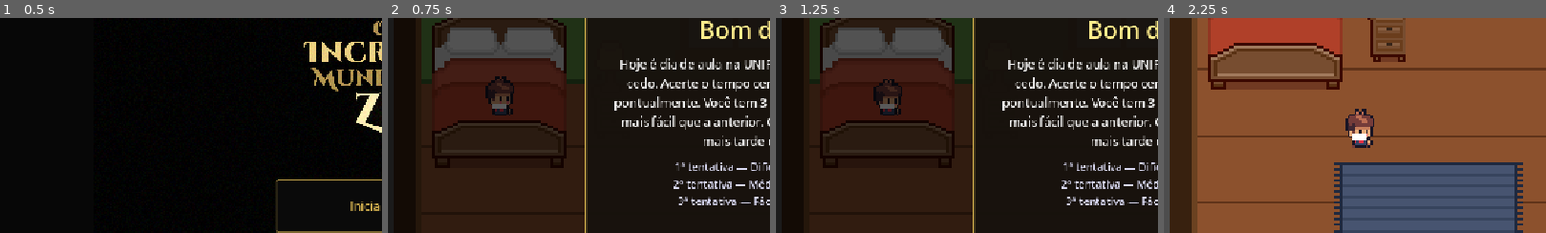
Above: before the commit, frames 1-4 (left to right).
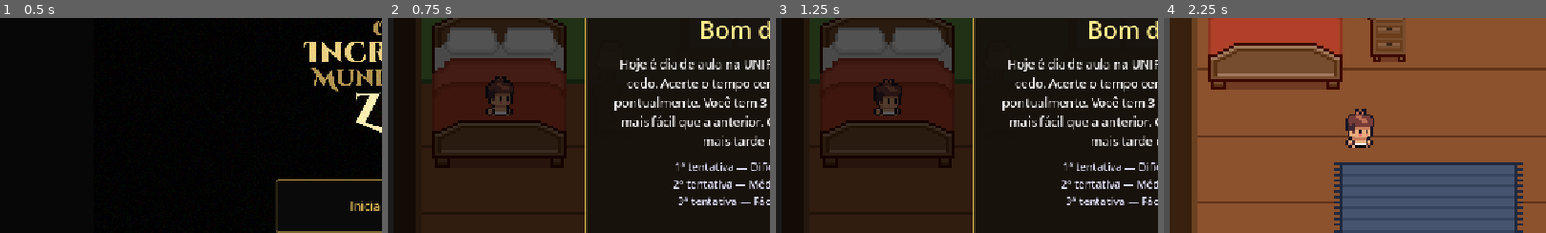
Above: after the commit, the same moments.

Repository: vitor190/Incrivel-mundo-de-ze
Game: Godot game, scene res://Cenas/lobby.tscn
Two runs of this game, one before a commit and one after it. Both use one fixed random seed, a clock stepped at 60 frames per second and the inputs below.
Inputs (mouse positions are % of the whole screen's width and height, from its top left):
- Up to frame 1 (0.5 s): no input
- Up to frame 2 (0.75 s): click "Iniciar Jogo" at 0.5 s
- Up to frame 3 (1.25 s): no input
- Up to frame 4 (2.25 s): tap Enter (ui_accept) at 1.25, 1.52 s; move the mouse to (72, 45) at 1.27 s; hold Right 1.28-2.03 s; hold E 1.28-2.03 s; click (72, 45) at 1.42 s; tap Space at 2, 2.1 s; move the mouse to (30, 55) at 2.02 s; hold Down from 2.03 s (still down)
The pictures show only the part of the screen within x 0-50%, y 24-74%; the shares and areas given below are measured in that part.

Frame 1 is identical in both runs. In frame 2, 0.2% of the frame differs, in the area x 25-32%, y 40-46%; in frame 3, 0.2%; in frame 4, 0.3%, in the area x 47-54%, y 53-61%.

Commit message:
substituindo ze de cueca

Diff:
--- a/Cenas/player.gd
+++ b/Cenas/player.gd
@@ -5,7 +5,6 @@
 @onready var player_sprite: AnimatedSprite2D = $PlayerSprite
 @onready var hair_sprite: AnimatedSprite2D = $HairSprite
 @onready var tool_sprite: AnimatedSprite2D = $ToolSprite
-@onready var cueca: Polygon2D = $Cueca
 
 var movement_enabled: bool = true
 
@@ -43,10 +42,6 @@
 func _on_dressed_changed(value: bool) -> void:
 	if tool_sprite:
 		tool_sprite.visible = value
-
-	if cueca:
-		cueca.visible = not value
-
 
 func _process(_delta: float) -> void:
 	if not movement_enabled:
--- a/Cenas/player_2.gd
+++ b/Cenas/player_2.gd
@@ -2,10 +2,9 @@
 
 signal fome_alterada(novo_valor)
 
-@onready var player_sprite: AnimatedSprite2D = $PlayerSprite
-@onready var hair_sprite: AnimatedSprite2D = $HairSprite
-@onready var tool_sprite: AnimatedSprite2D = $ToolSprite
-@onready var cueca: Polygon2D = $Cueca
+@onready var player_sprite: AnimatedSprite2D = get_node_or_null("PlayerSprite")
+@onready var hair_sprite: AnimatedSprite2D = get_node_or_null("HairSprite")
+@onready var tool_sprite: AnimatedSprite2D = get_node_or_null("ToolSprite")
 
 var movement_enabled: bool = true
 
@@ -13,6 +12,7 @@
 var xp_atual: int = 0
 
 var taxa_fome_correndo: float = 6.0
+
 
 func _ready() -> void:
 	add_to_group("player")
@@ -26,26 +26,14 @@
 	if posicao_salva != Vector2.ZERO:
 		global_position = posicao_salva
 
+	if tool_sprite:
+		tool_sprite.visible = true
+
 	call_deferred("_emitir_fome_inicial")
-
-	if "is_dressed" in Global:
-		_on_dressed_changed(Global.is_dressed)
-
-	if "dressed_changed" in Global:
-		if not Global.dressed_changed.is_connected(_on_dressed_changed):
-			Global.dressed_changed.connect(_on_dressed_changed)
 
 
 func _emitir_fome_inicial() -> void:
 	fome_alterada.emit(fome_atual)
-
-
-func _on_dressed_changed(value: bool) -> void:
-	if tool_sprite:
-		tool_sprite.visible = value
-
-	if cueca:
-		cueca.visible = not value
 
 
 func _process(_delta: float) -> void:
@@ -91,10 +79,13 @@
 
 	if Input.is_key_pressed(KEY_W):
 		direction.y -= 0.8
+
 	if Input.is_key_pressed(KEY_S):
 		direction.y += 0.8
+
 	if Input.is_key_pressed(KEY_A):
 		direction.x -= 0.8
+
 	if Input.is_key_pressed(KEY_D):
 		direction.x += 0.8
 
@@ -126,27 +117,36 @@
 
 
 func _play_all(anim_name: String) -> void:
-	if player_sprite:
-		player_sprite.play(anim_name)
-	if hair_sprite:
-		hair_sprite.play(anim_name)
-	if tool_sprite:
-		tool_sprite.play(anim_name)
+	_play_sprite_animation(player_sprite, anim_name)
+	_play_sprite_animation(hair_sprite, anim_name)
+	_play_sprite_animation(tool_sprite, anim_name)
 
 
 func _play_walk() -> void:
-	if player_sprite:
-		player_sprite.play("Walk")
-	if hair_sprite:
-		hair_sprite.play("Walk")
-	if tool_sprite:
-		tool_sprite.play("Walk")
+	_play_sprite_animation(player_sprite, "Walk")
+	_play_sprite_animation(hair_sprite, "Walk")
+	_play_sprite_animation(tool_sprite, "Walk")
+
+
+func _play_sprite_animation(sprite: AnimatedSprite2D, anim_name: String) -> void:
+	if not sprite:
+		return
+
+	if not sprite.sprite_frames:
+		return
+
+	if not sprite.sprite_frames.has_animation(anim_name):
+		return
+
+	sprite.play(anim_name)
 
 
 func _flip_all(value: bool) -> void:
 	if player_sprite:
 		player_sprite.flip_h = value
+
 	if hair_sprite:
 		hair_sprite.flip_h = value
+
 	if tool_sprite:
 		tool_sprite.flip_h = value
--- a/Cenas/player_2.tscn
+++ b/Cenas/player_2.tscn
@@ -201,7 +201,7 @@
 }],
 "loop": true,
 "name": &"Walk",
-"speed": 5.0
+"speed": 9.0
 }]
 
 [sub_resource type="AtlasTexture" id="AtlasTexture_bb2x8"]
@@ -594,7 +594,7 @@
 size = Vector2(3.75001, 11.25)
 
 [node name="player2" type="CharacterBody2D" unique_id=704904546]
-z_index = 4
+z_index = 2
 scale = Vector2(0.8, 0.8)
 collision_mask = 3
 script = ExtResource("1_255ym")
@@ -602,15 +602,11 @@
 [node name="PlayerSprite" type="AnimatedSprite2D" parent="." unique_id=523525203]
 scale = Vector2(0.99999994, 0.99999994)
 sprite_frames = SubResource("SpriteFrames_0gems")
-animation = &"Run"
-frame = 1
-frame_progress = 0.6609237
+animation = &"Walk"
 
 [node name="HairSprite" type="AnimatedSprite2D" parent="." unique_id=1002637106]
 sprite_frames = SubResource("SpriteFrames_4j5ex")
-animation = &"Idle"
-frame = 4
-frame_progress = 0.9536564
+animation = &"Walk"
 
 [node name="ToolSprite" type="AnimatedSprite2D" parent="." unique_id=517461249]
 sprite_frames = SubResource("SpriteFrames_rxqvy")
--- a/Cenas/porta_onibus.gd
+++ b/Cenas/porta_onibus.gd
@@ -1,8 +1,7 @@
-## porta_onibus.gd
 extends Area2D
 
 @export var destino: String = "res://quarto.tscn"
-@export var requer_vestido: bool = false
+@export var requer_vestido: bool = true
 @export var requer_unifor_concluida: bool = false
 @export var mensagem_bloqueio: String = "Vista-se antes de pegar o ônibus."
 @export var mensagem_bloqueio_unifor: String = "Conclua todas as tasks antes de ir ao trabalho."
@@ -12,47 +11,67 @@
 
 @onready var viagem_onibus = $"../ViagemOnibus"
 
-func _ready():
+
+func _ready() -> void:
 	body_entered.connect(_quando_entrou)
 
-func _quando_entrou(body):
-	if body.name != "player" or viajando:
+
+func _quando_entrou(body: Node) -> void:
+	if viajando:
 		return
+
+	if not body.is_in_group("player"):
+		return
+
 	player_ref = body
 
 	if requer_vestido and not GameState.is_dressed:
-		var hud = get_tree().get_first_node_in_group("hud")
-		if hud:
-			hud.mostrar_notificacao(mensagem_bloqueio)
+		_mostrar_mensagem(mensagem_bloqueio)
 		return
 
 	if requer_unifor_concluida and not GerenciadorMissoes.pode_ir_trabalho():
-		var hud = get_tree().get_first_node_in_group("hud")
-		if hud:
-			hud.mostrar_notificacao(mensagem_bloqueio_unifor)
+		_mostrar_mensagem(mensagem_bloqueio_unifor)
 		return
 
 	viajar()
 
-func viajar():
+
+func _mostrar_mensagem(texto: String) -> void:
+	var hud = get_tree().get_first_node_in_group("hud")
+
+	if hud and hud.has_method("mostrar_notificacao"):
+		hud.mostrar_notificacao(texto)
+	else:
+		print(texto)
+
+
+func viajar() -> void:
 	viajando = true
+
 	GerenciadorMissoes.concluir_missao("quarto_sair")
+
 	if player_ref:
 		player_ref.set_process(false)
 		player_ref.set_physics_process(false)
 		player_ref.visible = false
+
 	ResourceLoader.load_threaded_request(destino)
+
 	await viagem_onibus.tocar_animacao_viagem()
 	await _aguardar_cena(destino)
 
-func _aguardar_cena(caminho: String):
+
+func _aguardar_cena(caminho: String) -> void:
 	while true:
 		var status = ResourceLoader.load_threaded_get_status(caminho)
+
 		if status == ResourceLoader.THREAD_LOAD_LOADED:
 			var recurso = ResourceLoader.load_threaded_get(caminho)
 			get_tree().change_scene_to_packed(recurso)
 			return
+
 		elif status == ResourceLoader.THREAD_LOAD_FAILED:
 			push_error("Falha ao carregar cena: " + caminho)
 			return
+
 		await get_tree().process_frame
--- a/Cenas/quarto.gd
+++ b/Cenas/quarto.gd
@@ -1,69 +1,204 @@
 ## quarto.gd
-
 extends Node2D
 
 const WAKE_MINIGAME_SCENE: PackedScene = preload("res://Cenas/minigame_acordar.tscn")
 const DRESS_MINIGAME_SCENE: PackedScene = preload("res://Cenas/minigame_vestir.tscn")
+
+const PLAYER_SCENE: PackedScene = preload("res://Cenas/player.tscn")
+const PLAYER2_SCENE: PackedScene = preload("res://Cenas/player_2.tscn")
+
 const BED_POSITION := Vector2(30, 56)
 const WAKE_POSITION := Vector2(60, 95)
 
 @onready var player: CharacterBody2D = $player
+@onready var camera: Camera2D = $player/Camera
 @onready var wardrobe_area: Area2D = $WardrobeInteractArea
 @onready var wardrobe_indicator: Label = $WardrobeIndicator
 
 var _dress_minigame_active: bool = false
 var _indicator_tween: Tween
 
+
 func _ready() -> void:
+	# Começa usando o player2 (cueca)
+	_trocar_player_inicial_para_player2()
+
 	player.position = BED_POSITION
 	player.movement_enabled = false
+
 	GameState.set_dressed(false)
+
 	wardrobe_indicator.visible = false
 	wardrobe_area.body_entered.connect(_on_wardrobe_body_entered)
+
 	GerenciadorMissoes.set_cena("quarto")
+
 	var wake_mg: CanvasLayer = WAKE_MINIGAME_SCENE.instantiate()
 	wake_mg.finished.connect(_on_wake_minigame_finished)
+
 	add_child(wake_mg)
+
 
 func _on_wake_minigame_finished(_woke_on_time: bool) -> void:
 	player.position = WAKE_POSITION
 	player.movement_enabled = true
+
 	_show_wardrobe_indicator()
-	GerenciadorMissoes.concluir_sub_missao("quarto_acorde", "quarto_mini1")
+
+	GerenciadorMissoes.concluir_sub_missao(
+		"quarto_acorde",
+		"quarto_mini1"
+	)
+
+
+func _on_wardrobe_body_entered(body: Node2D) -> void:
+	if _dress_minigame_active:
+		return
+
+	if not body.is_in_group("player"):
+		return
+
+	if GameState.is_dressed:
+		return
+
+	_dress_minigame_active = true
+
+	player.movement_enabled = false
+
+	_hide_wardrobe_indicator()
+
+	var dress_mg: CanvasLayer = DRESS_MINIGAME_SCENE.instantiate()
+
+	dress_mg.finished.connect(_on_dress_minigame_finished)
+
+	add_child(dress_mg)
+
+
+func _on_dress_minigame_finished(success: bool) -> void:
+	_dress_minigame_active = false
+
+	if success:
+		GameState.set_dressed(true)
+
+		# Troca do player2 para o player vestido
+		_trocar_para_player_vestido()
+
+		GerenciadorMissoes.concluir_sub_missao(
+			"quarto_acorde",
+			"quarto_mini2"
+		)
+	else:
+		player.movement_enabled = true
+		_show_wardrobe_indicator()
+
+
+func _trocar_player_inicial_para_player2() -> void:
+	var posicao_inicial: Vector2 = BED_POSITION
+
+	# Remove a câmera do player antigo
+	if camera and camera.get_parent():
+		camera.get_parent().remove_child(camera)
+
+	# Remove player antigo
+	if player:
+		player.remove_from_group("player")
+		remove_child(player)
+		player.queue_free()
+
+	# Cria player2
+	var novo_player := PLAYER2_SCENE.instantiate() as CharacterBody2D
+
+	novo_player.name = "player"
+	novo_player.position = posicao_inicial
+	novo_player.movement_enabled = false
+
+	# MUITO IMPORTANTE
+	novo_player.add_to_group("player")
+
+	add_child(novo_player)
+
+	player = novo_player
+
+	# Recoloca câmera
+	player.add_child(camera)
+
+	_configurar_camera()
+
+
+func _trocar_para_player_vestido() -> void:
+	var posicao_atual: Vector2 = player.global_position
+
+	# Remove câmera do player2
+	if camera and camera.get_parent():
+		camera.get_parent().remove_child(camera)
+
+	# Remove player2
+	if player:
+		player.remove_from_group("player")
+		remove_child(player)
+		player.queue_free()
+
+	# Cria player vestido
+	var novo_player := PLAYER_SCENE.instantiate() as CharacterBody2D
+
+	novo_player.name = "player"
+	novo_player.global_position = posicao_atual
+	novo_player.movement_enabled = true
+
+	# MUITO IMPORTANTE
+	novo_player.add_to_group("player")
+
+	add_child(novo_player)
+
+	player = novo_player
+
+	# Recoloca câmera
+	player.add_child(camera)
+
+	_configurar_camera()
+
+
+func _configurar_camera() -> void:
+	camera.position = Vector2.ZERO
+
+	camera.enabled = true
+	camera.make_current()
+
+	camera.ignore_rotation = true
+
+	# Configuração do print
+	camera.zoom = Vector2(4.2, 4.2)
+
 
 func _show_wardrobe_indicator() -> void:
 	if GameState.is_dressed:
 		return
+
 	wardrobe_indicator.visible = true
 	wardrobe_indicator.modulate.a = 1.0
+
 	if _indicator_tween and _indicator_tween.is_valid():
 		_indicator_tween.kill()
+
 	_indicator_tween = create_tween().set_loops()
-	_indicator_tween.tween_property(wardrobe_indicator, "modulate:a", 0.35, 0.55)
-	_indicator_tween.tween_property(wardrobe_indicator, "modulate:a", 1.0, 0.55)
+
+	_indicator_tween.tween_property(
+		wardrobe_indicator,
+		"modulate:a",
+		0.35,
+		0.55
+	)
+
+	_indicator_tween.tween_property(
+		wardrobe_indicator,
+		"modulate:a",
+		1.0,
+		0.55
+	)
+
 
 func _hide_wardrobe_indicator() -> void:
 	if _indicator_tween and _indicator_tween.is_valid():
 		_indicator_tween.kill()
+
 	wardrobe_indicator.visible = false
-
-func _on_wardrobe_body_entered(body: Node2D) -> void:
-	if _dress_minigame_active or GameState.is_dressed:
-		return
-	if not body.is_in_group("player"):
-		return
-	_dress_minigame_active = true
-	player.movement_enabled = false
-	_hide_wardrobe_indicator()
-	var dress_mg: CanvasLayer = DRESS_MINIGAME_SCENE.instantiate()
-	dress_mg.finished.connect(_on_dress_minigame_finished)
-	add_child(dress_mg)
-
-func _on_dress_minigame_finished(success: bool) -> void:
-	_dress_minigame_active = false
-	player.movement_enabled = true
-	if success:
-		GameState.set_dressed(true)
-		GerenciadorMissoes.concluir_sub_missao("quarto_acorde", "quarto_mini2")
-	else:
-		_show_wardrobe_indicator()
